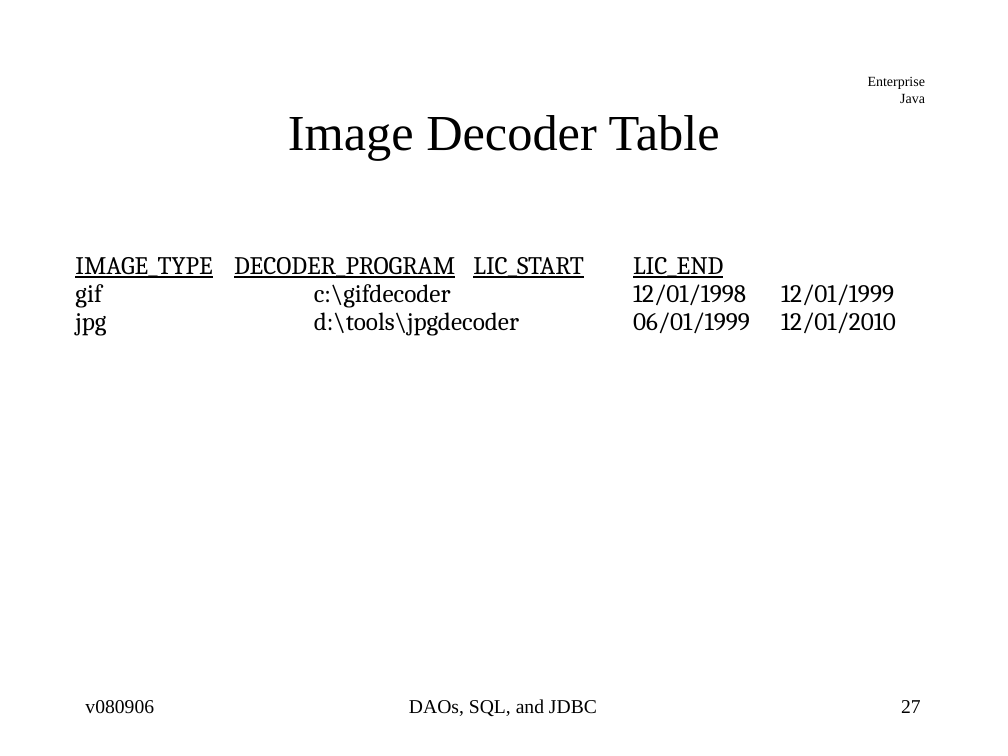
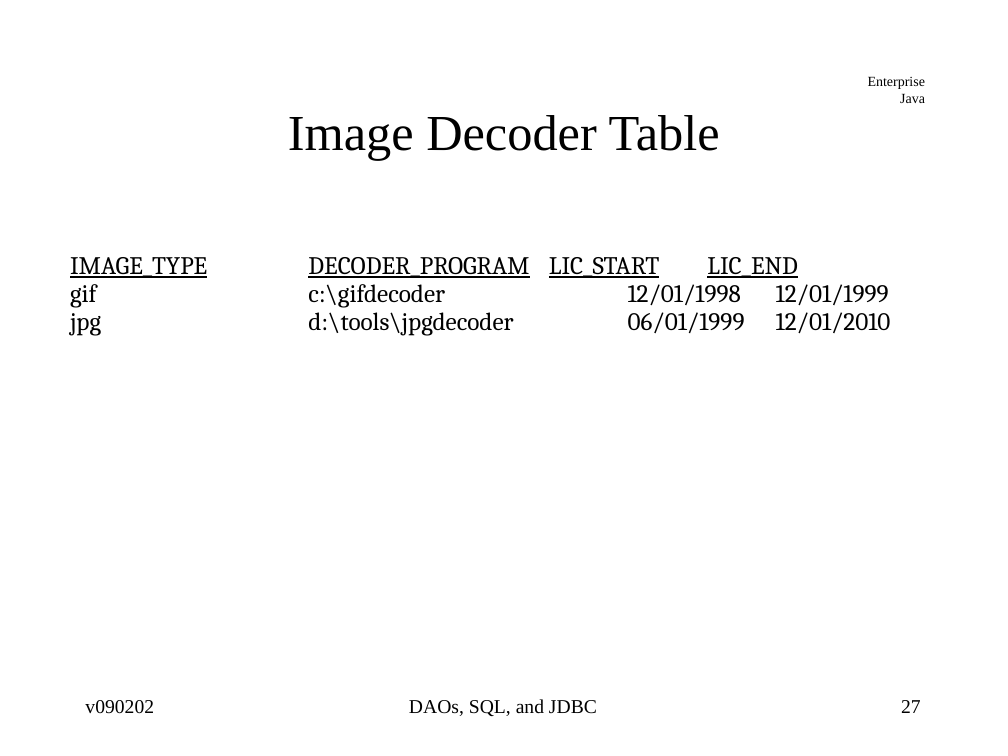
Before and after one commit to jcstaff/ejava-javaee, a slide deck: slide 27 of jdbcDAO/src/site/resources/lectures/jdbcDAO.ppt. Drawn at 1008x756 pixels with LibreOffice and Linux fonts; fonts in the diff are those of the drawing. Boxes give left, top, right and bottom in pixels: in the first picture for what was removed or moved away, otherwise in the second. Text is boxed around its words. In the diff, an @@ line names an element or a change of style, - is before the commit and + after.

```diff
--- a/jdbcDAO/src/site/resources/lectures/jdbcDAO.ppt
+++ b/jdbcDAO/src/site/resources/lectures/jdbcDAO.ppt
@@ text "IMAGE_TYPE DECODER_PROGRAM LIC_START LIC_END": place and size @@
-text "IMAGE_TYPE DECODER_PROGRAM LIC_START LIC_END" at (75, 257, 896, 336)
+text "IMAGE_TYPE DECODER_PROGRAM LIC_START LIC_END" at (70, 257, 891, 336)
@@ text at (85, 700, 154, 714): text changed @@
-v080906
+v090202
```
Also in this commit, not shown: 99 other slides changed, 4 other files.
